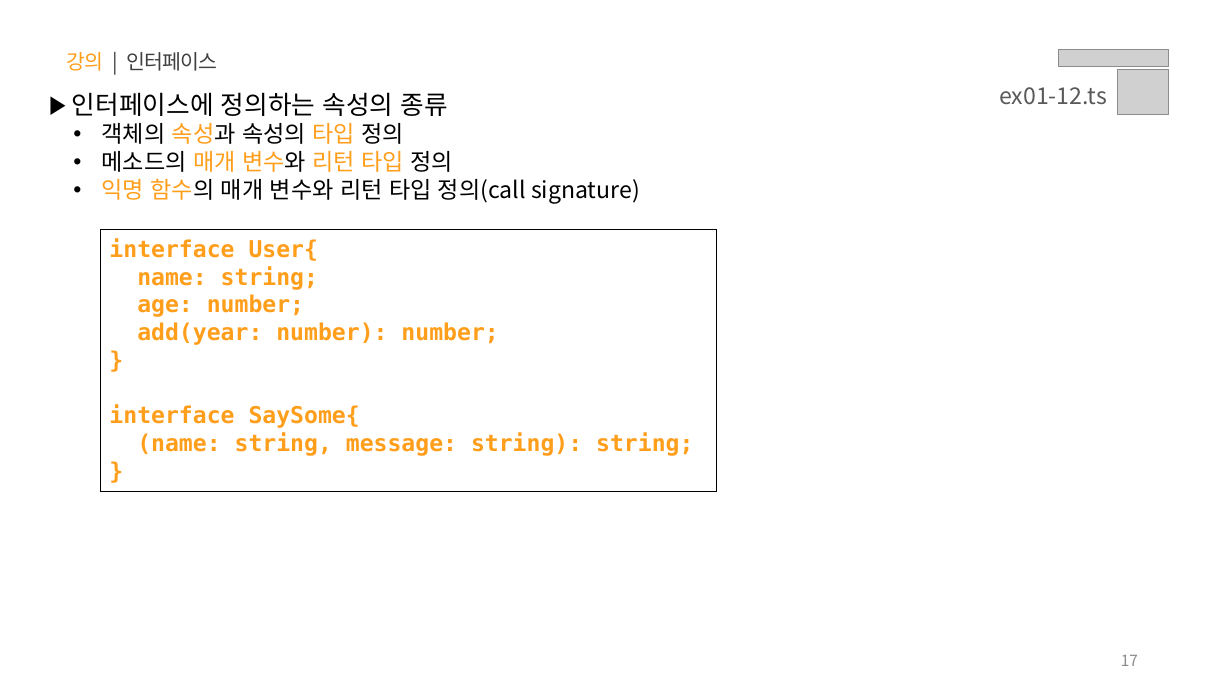
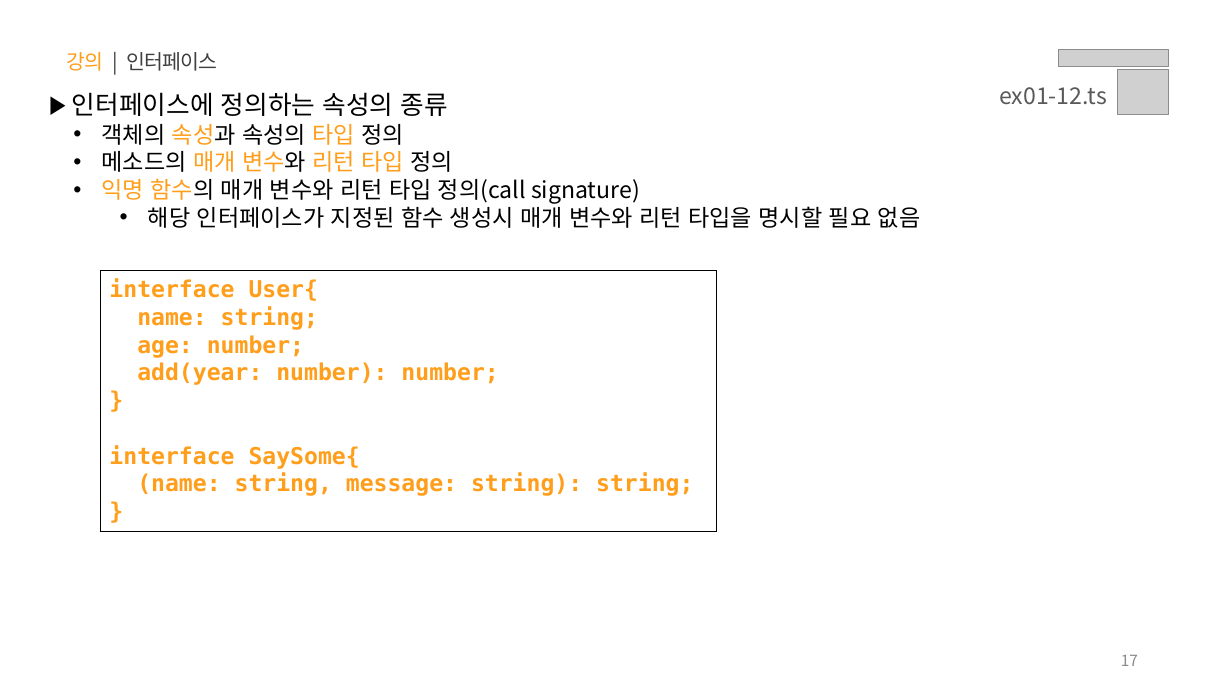
Before and after one commit to sy0725/ts-til, a slide deck: slide 17 of PPT/01.타입스크립트 - 타입 정의.pptx. Drawn at 1232x693 pixels with LibreOffice and Linux fonts; fonts in the diff are those of the drawing; grey boxes stand for pictures. Boxes give left, top, right and bottom in pixels: in the first picture for what was removed or moved away, otherwise in the second. Text is boxed around its words. In the diff, an @@ line names an element or a change of style, - is before the commit and + after.

```diff
--- a/PPT/01.타입스크립트 - 타입 정의.pptx
+++ b/PPT/01.타입스크립트 - 타입 정의.pptx
@@ text at (x1=148, y1=202, x2=921, y2=228): paragraph added @@
+    • 해당 인터페이스가 지정된 함수 생성시 매개 변수와 리턴 타입을 명시할 필요 없음
@@ rectangle "interface User{" moved from (x1=101, y1=230, x2=717, y2=492) to (x1=101, y1=270, x2=717, y2=531) @@
```
Also in this commit, not shown: 1 other slide changed, 2 slides added, 1 other file.
